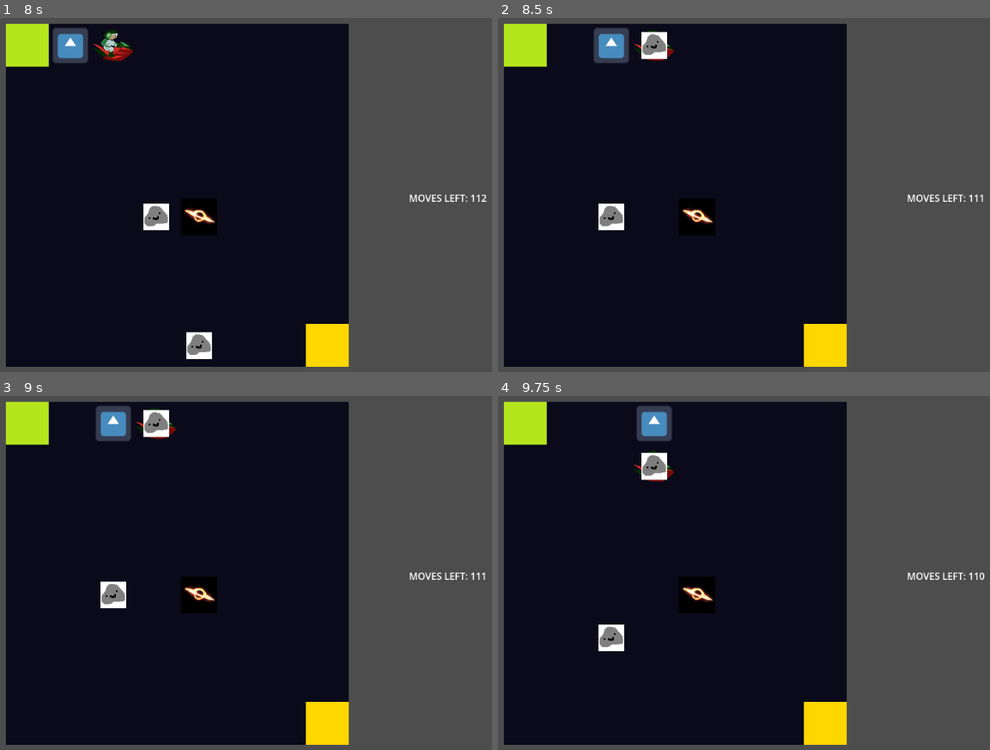
Above: before the commit, frames 1-4 (two rows, left to right).
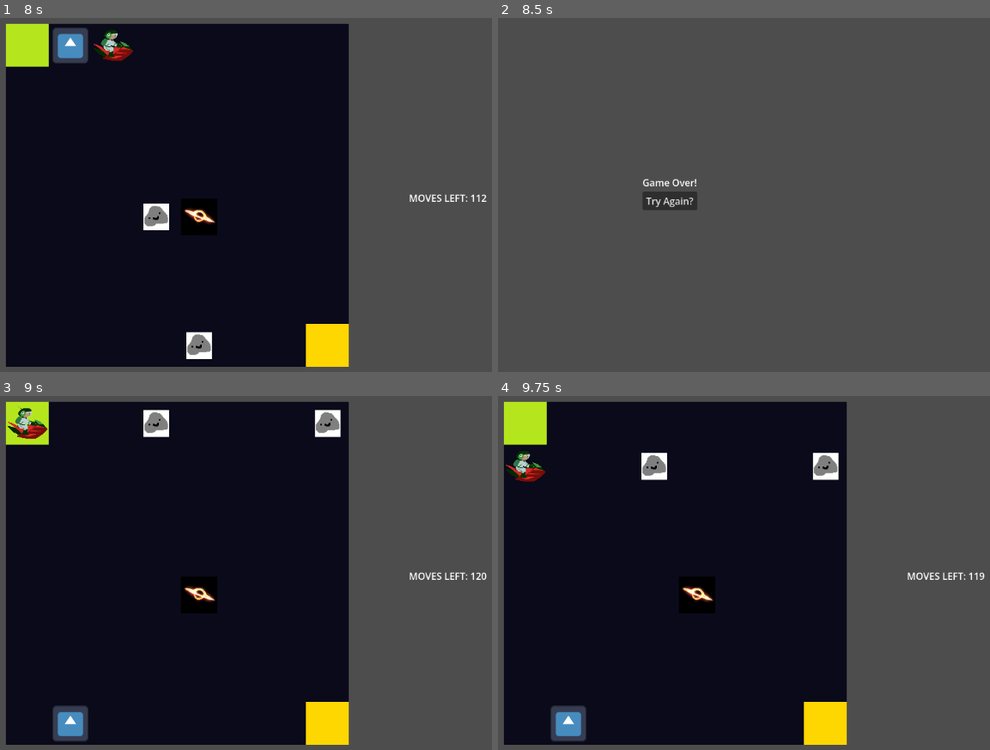
Above: after the commit, the same moments.

Repository: XilefEel/gameseed-2026
Game: Godot game, scene res://scenes/MainMenu.tscn
Same seed, same stepped clock (60 frames per second), same inputs: the game is played once before the commit and once after it. The engine's default icon, where the game draws it, is replaced by a stand-in: a white triangle on a blue panel in a dark square.
Inputs (mouse positions are in pixels of both pictures, inside the frame that each line leads up to):
- Up to frame 1 (8 s): click "Play" at 0.5 s; tap Enter at 1.25, 2.75, 4.25 s; hold Right (ui_right) 1.28-2.03 s; hold Shift 1.28-2.03 s; tap Space at 2, 3.5, 5 s; hold Down (ui_down) 2.03-2.78 s; tap Shift every 1.5 s from 2.1 to 6.6 s; hold Right (ui_right) 2.78-3.53 s; hold Shift 2.78-3.53 s; hold Up (ui_up) 3.53-4.28 s; hold Shift 4.28-5.03 s; hold Left (ui_left) 4.28-5.78 s; hold Down (ui_down) 5.78-6.53 s; hold Shift 5.78-6.53 s; hold Right (ui_right) 6.53-7.28 s; hold Up (ui_up) from 7.28 s (still down); hold Shift from 7.28 s (still down)
- Up to frame 2 (8.5 s): release Up (ui_up) at 8.03 s; release Shift at 8.03 s; hold Right (ui_right) from 8.03 s (still down); tap Shift at 8.1 s
- Up to frame 3 (9 s): release Right (ui_right) at 8.75 s; click (172, 580) at 8.75 s, where only the run after the commit has a clickable "Try Again?"
- Up to frame 4 (9.75 s): hold Down (ui_down) from 9.53 s (still down); hold Shift from 9.53 s (still down)

Frame 1 is identical in both runs. In frame 2, 67% of the frame differs, in the area x 1-99%, y 1-99%; in frame 3, 2.8%; in frame 4, 2.8%.

Commit message:
updated asteroid collision and pirates can die from obstacles

Diff:
--- a/scripts/hazards/asteroid.gd
+++ b/scripts/hazards/asteroid.gd
@@ -31,3 +31,7 @@
 
 func get_cell() -> Vector2i:
 	return path[path_index]
+
+
+func get_next_cell() -> Vector2i:
+	return path[(path_index + 1) % path.size()]
--- a/scripts/hazards/pirate.gd
+++ b/scripts/hazards/pirate.gd
@@ -67,3 +67,17 @@
 		target_pos,
 		duration
 	)
+
+	for a in get_tree().get_nodes_in_group("asteroids"):
+		if a.get_next_cell() == cell:
+			die()
+			return
+
+	for b in get_tree().get_nodes_in_group("blackholes"):
+		if b.is_on_blackhole(cell):
+			die()
+			return
+
+
+func die() -> void:
+	queue_free()
--- a/scripts/player/player_movement.gd
+++ b/scripts/player/player_movement.gd
@@ -25,7 +25,10 @@
 		await hazards.game_over()
 		return
 
-	await move_to_cell(next)
+	if not hazards.is_asteroid_at(next) and not hazards.is_pirate_at(next):
+		player.current_cell = next
+
+	await move_to_cell(player.current_cell)
 
 	hazards.step_pirates(player.current_cell)
 
@@ -33,13 +36,13 @@
 		await hazards.game_over()
 		return
 
+	hazards.step_asteroids()
+
 	if hazards.is_asteroid_at(player.current_cell):
 		await hazards.game_over()
 		return
 
-	hazards.step_asteroids()
-
-	if !try_consume_move():
+	if not try_consume_move():
 		return
 
 	if grid.is_end_cell(player.current_cell):
@@ -142,7 +145,7 @@
 
 	hazards.step_asteroids()
 
-	if !try_consume_move():
+	if not try_consume_move():
 		return
 
 	if grid.is_end_cell(player.current_cell):
